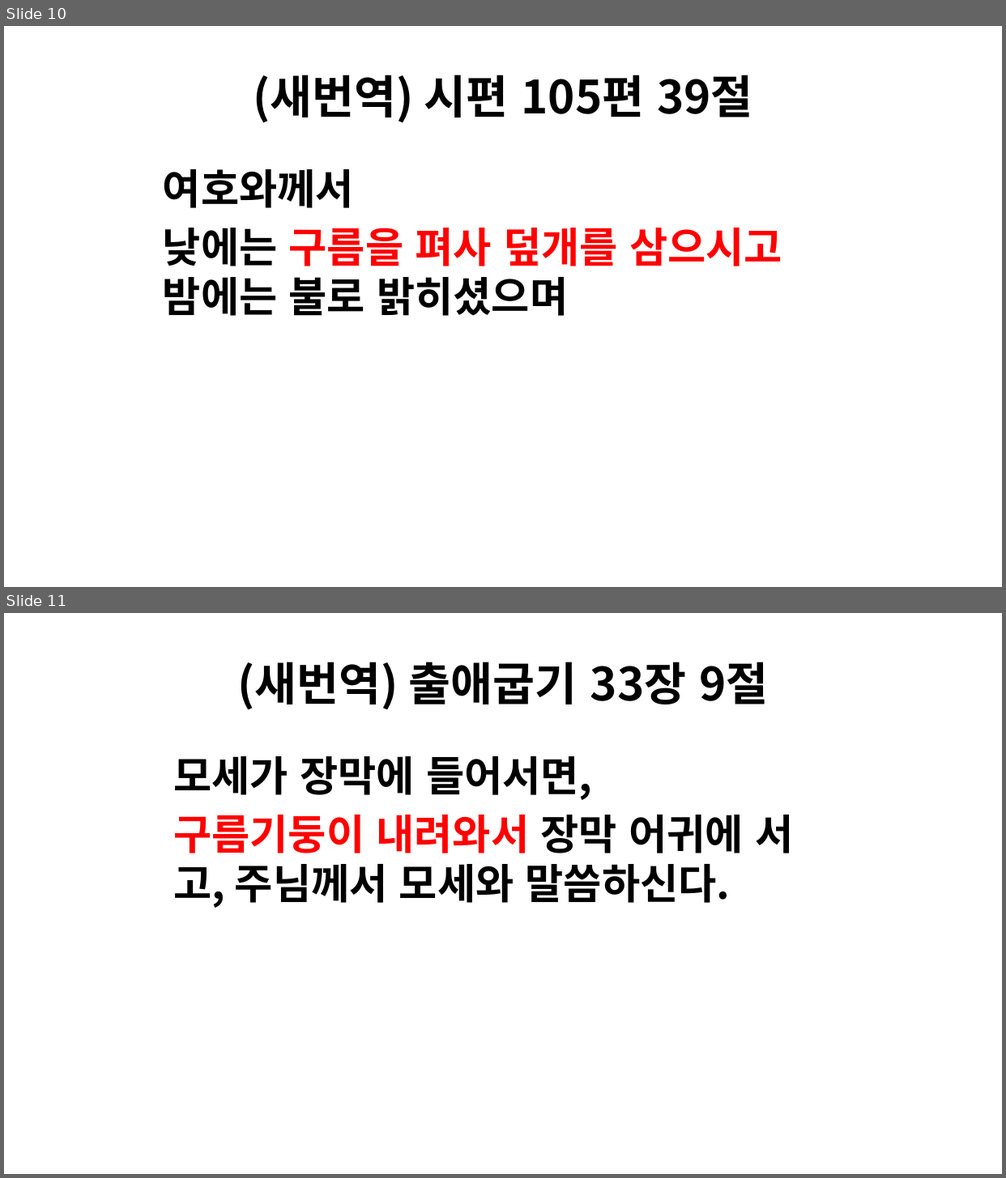
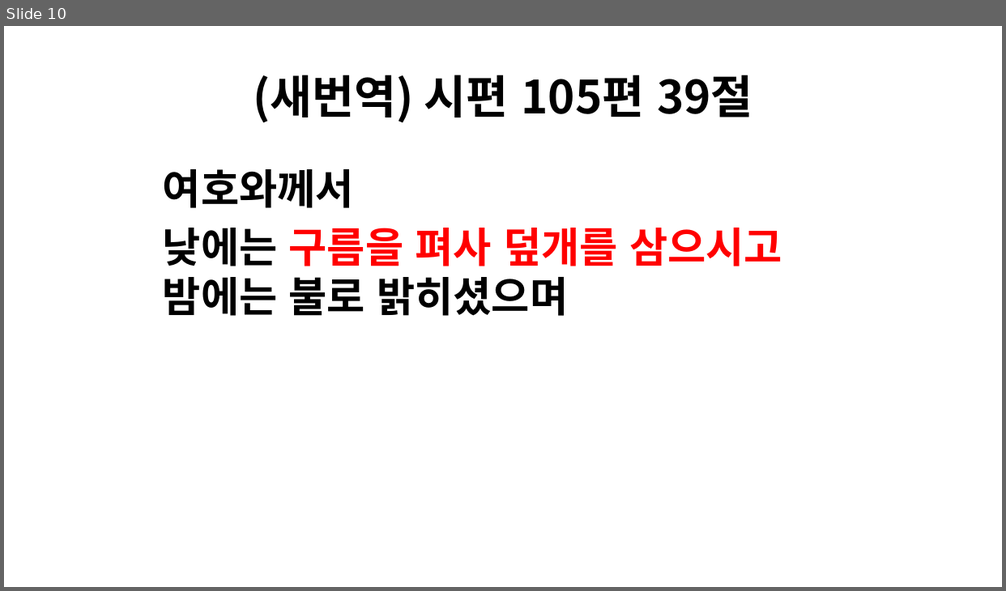
Before and after one commit to littleflame83/hong-bridge, a slide deck: files/cloud-or-fire-pillar.pptx. Shown one above the other, each under a label of ours: slides 10 and 11 before the commit, slide 10 after it. The pictures are 1006x1178 and 1006x591 pixels, drawn with LibreOffice and Linux fonts; fonts in the diff are those of the drawing. Boxes give left, top, right and bottom in pixels: in the first picture for what was removed or moved away, otherwise in the second. Text is boxed around its words. In the diff, an @@ line names an element or a change of style, - is before the commit and + after.

```diff
--- a/files/cloud-or-fire-pillar.pptx
+++ b/files/cloud-or-fire-pillar.pptx
@@ slide 11 removed at <box>4,613,1002,1174</box>, background #FFFFFF @@
@@ title removed at <box>237,662,768,710</box> @@
-(새번역) 출애굽기 33장 9절
@@ text removed at <box>173,756,793,908</box> @@
-모세가 장막에 들어서면,
-구름기둥이 내려와서 장막 어귀에 서고, 주님께서 모세와 말씀하신다.
```
Also in this commit, not shown: 4 other slides removed.
